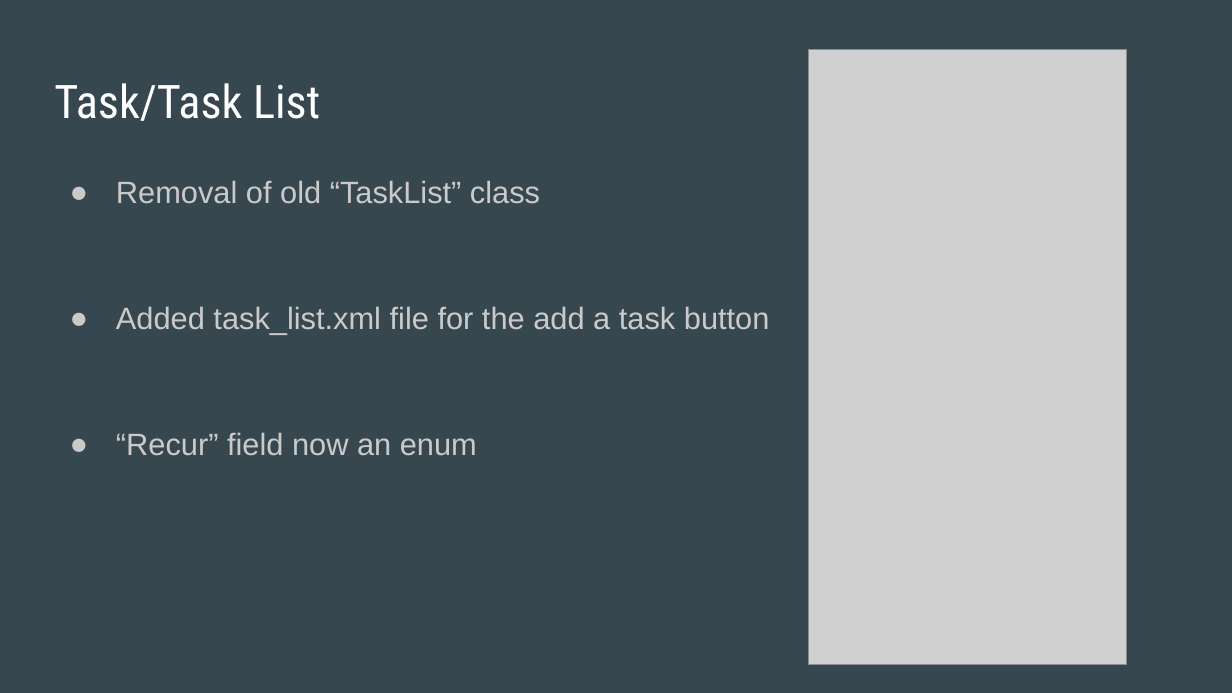
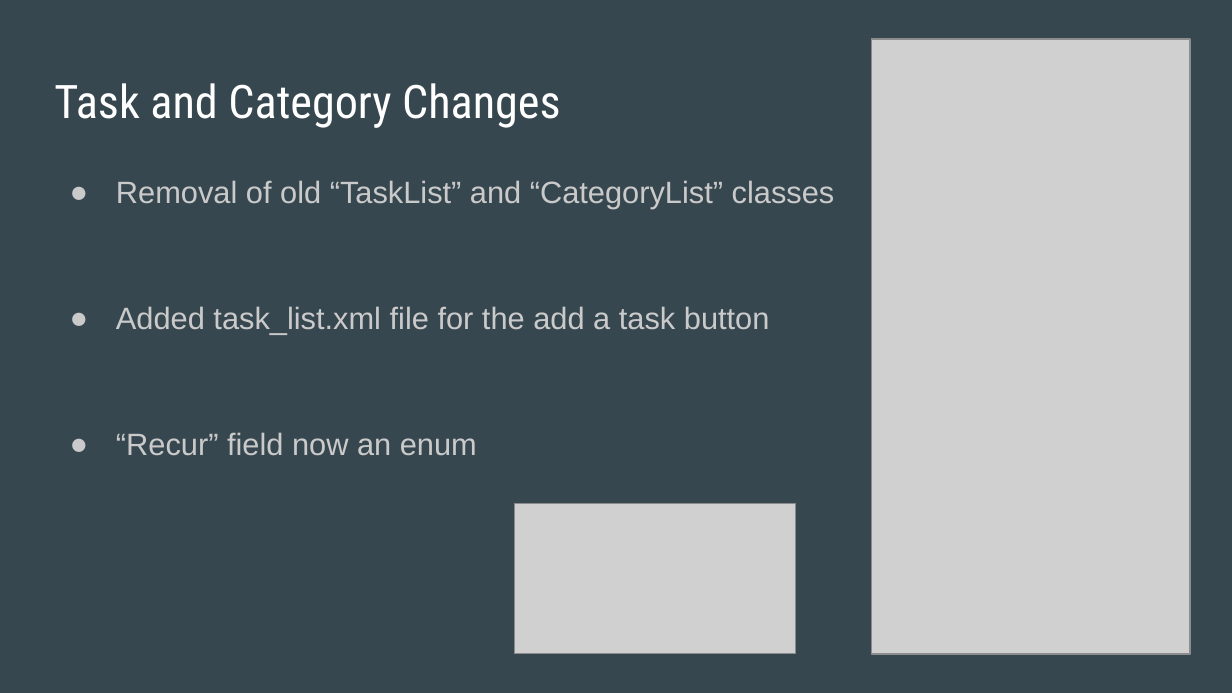
Before and after one commit to MatthewSpitzley/SimpleScheduler, a slide deck: slide 3 of documentation/Simple Scheduler Update Presentation.pptx (slide 4 before the commit). Drawn at 1232x693 pixels with LibreOffice and Linux fonts; fonts in the diff are those of the drawing; grey boxes stand for pictures. Boxes give left, top, right and bottom in pixels: in the first picture for what was removed or moved away, otherwise in the second. Text is boxed around its words. In the diff, an @@ line names an element or a change of style, - is before the commit and + after.

Commit message:
Added the revised update presentation

```diff
--- a/documentation/Simple Scheduler Update Presentation.pptx
+++ b/documentation/Simple Scheduler Update Presentation.pptx
@@ picture: place and size @@
-picture at <box>808,49,1127,664</box>
+picture at <box>871,39,1190,654</box>
@@ title at <box>54,83,560,128</box>: text changed @@
-Task/Task List
+Task and Category Changes
@@ text at <box>116,180,835,209</box>: text changed @@
-● Removal of old “TaskList” class
+● Removal of old “TaskList” and “CategoryList” classes
@@ picture added at <box>515,504,796,654</box> @@
```
Also in this commit, not shown: 3 other slides changed, 3 slides added, 1 slide removed, 2 other files.
